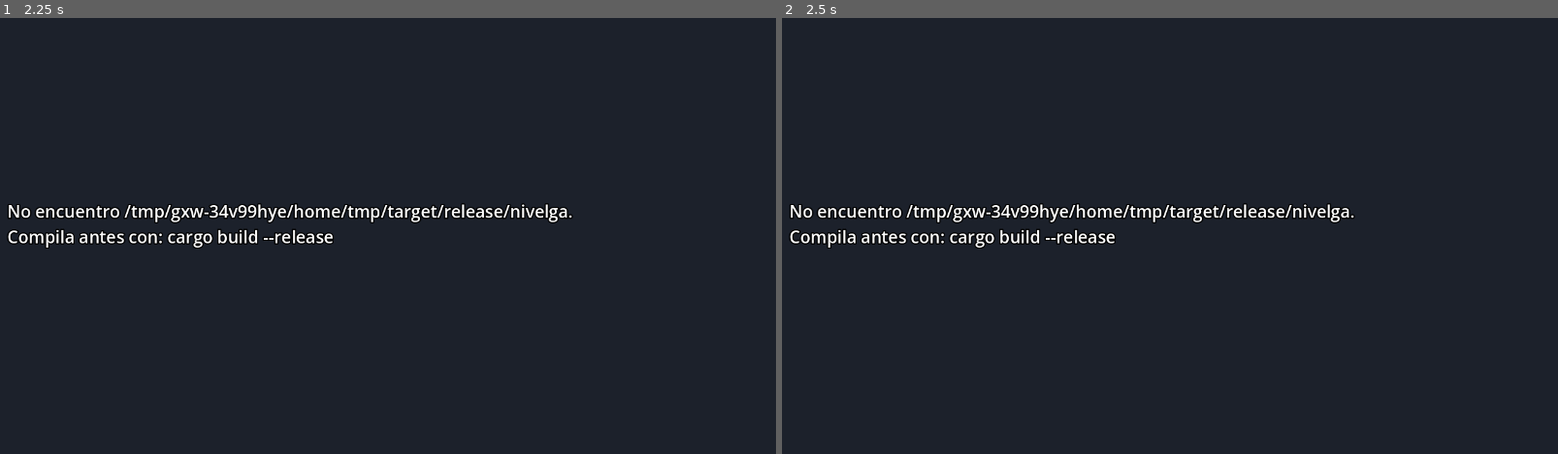
Above: before the commit, frames 1-2 (left to right).
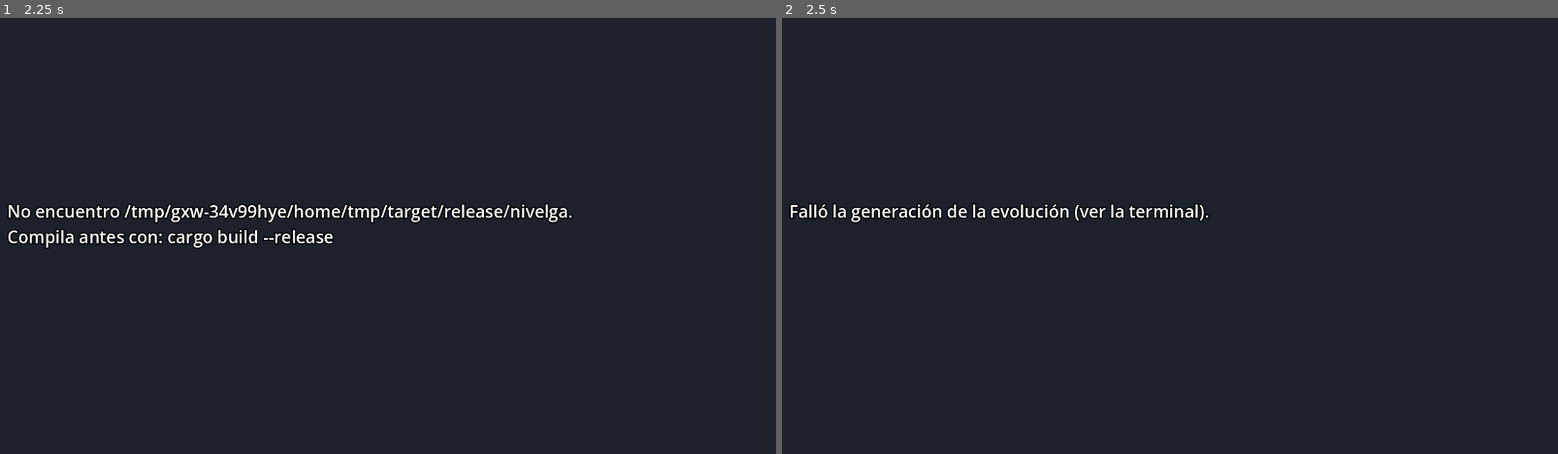
Above: after the commit, the same moments.

Repository: GosuFrutita/GA-Levels-generator
Game: Godot game, scene res://main.tscn
Two runs of this game, one before a commit and one after it. Both use one fixed random seed, a clock stepped at 60 frames per second and the inputs below.
Inputs:
- Up to frame 1 (2.25 s): tap Enter at 0.5, 2 s; hold Right (derecha) 0.53-1.28 s; hold F (marcar) 0.53-1.28 s; tap Space (saltar) at 0.77, 1.07, 1.25, 1.52, 1.82 s; tap R (reiniciar) at 0.8, 1.35 s; hold Down (abajo) 1.28-2.03 s; tap N (siguiente) at 1.55 s; hold Right (derecha) from 2.03 s (still down); hold N (siguiente) from 2.03 s (still down)
- Up to frame 2 (2.5 s): keep holding Right (derecha); keep holding N (siguiente); tap 2 (modo_evolucion, bound only after the commit) at 2.3 s

Frame 1 is identical in both runs. In frame 2, 2.5% of the frame differs, in the area x 0-74%, y 42-53%.

Commit message:
Añade al juego un menú con modo infinito y modo evolución
El modo evolución juega una misma ejecución del GA etapa a etapa: un
individuo típico de la población inicial y el mejor de las generaciones 0, 5,
10, 20, 40 y 80, con su aptitud en pantalla. `nivelga generar --evolucion`
escribe una carpeta por etapa. M vuelve al menú. Solo se registran en
partidas.csv las partidas del modo infinito.

Diff:
--- a/godot/juego.gd
+++ b/godot/juego.gd
@@ -6,8 +6,11 @@
 # alcanza unas 3,2 casillas de altura y unas 4,2 de distancia a la misma
 # altura, así un nivel que el verificador declara jugable también se puede pasar.
 #
-# Los niveles se generan con `nivelga generar` en un hilo mientras se juega,
-# de modo que siempre hay uno nuevo y distinto preparado. Cada partida se
+# Al empezar se elige el modo. En el infinito los niveles se generan con
+# `nivelga generar` en un hilo mientras se juega, de modo que siempre hay uno
+# nuevo y distinto preparado. En el de evolución se juega una misma ejecución
+# del GA etapa a etapa: un individuo típico de la población inicial y el mejor
+# de varias generaciones hasta la última. Cada partida se
 # registra en resultados/partidas.csv para comparar la dificultad medida (D)
 # con la experiencia real de quien juega.
 extends Node2D
@@ -37,6 +40,10 @@
 var alto := 14
 var numero_nivel := 0
 var nivel_fijo := ""
+# "" mientras se muestra el menú, "infinito" o "evolucion".
+var modo := ""
+var etapas: PackedStringArray = PackedStringArray()
+var etapa := 0
 
 # Jugador.
 var px := 0.0
@@ -94,17 +101,53 @@
 		_cargar(nivel_fijo)
 	elif not FileAccess.file_exists(binario):
 		aviso.text = "No encuentro %s.\nCompila antes con: cargo build --release" % binario
-		return
 	else:
-		aviso.text = "Generando el primer nivel..."
-		await get_tree().process_frame
-		var destino := _nuevo_destino()
-		if _generar(destino) == 0:
-			_cargar(destino.path_join("nivel.json"))
-		else:
-			aviso.text = "Falló la generación del nivel (ver la terminal)."
-			return
+		_mostrar_menu()
+
+
+# --- Menú y modos --------------------------------------------------------------
+
+func _mostrar_menu() -> void:
+	modo = ""
+	nivel = {}
+	for hijo in capa_nivel.get_children():
+		hijo.queue_free()
+	enemigos.clear()
+	monedas.clear()
+	sprite_jugador.visible = false
+	capa_depuracion.visible = false
+	hud.text = ""
+	aviso.text = "Elige un modo:\n\n1  Infinito: un nivel nuevo y distinto tras otro\n" \
+		+ "2  Evolución: una ejecución del GA, del nivel inicial al final\n\nEsc salir"
+
+
+func _empezar_infinito() -> void:
+	modo = "infinito"
+	if _siguiente_listo():
+		_cargar(siguiente)
+		siguiente = ""
 		_preparar_siguiente()
+		return
+	aviso.text = "Generando el primer nivel..."
+	await get_tree().process_frame
+	var rutas := _generar(_nuevo_destino(), false)
+	if rutas.is_empty():
+		aviso.text = "Falló la generación del nivel (ver la terminal)."
+		return
+	_cargar(rutas[0])
+	_preparar_siguiente()
+
+
+func _empezar_evolucion() -> void:
+	modo = "evolucion"
+	aviso.text = "Evolucionando niveles con el GA..."
+	await get_tree().process_frame
+	etapas = _generar(_nuevo_destino(), true)
+	if etapas.is_empty():
+		aviso.text = "Falló la generación de la evolución (ver la terminal)."
+		return
+	etapa = 0
+	_cargar(etapas[0])
 
 
 func _configurar_controles() -> void:
@@ -119,6 +162,9 @@
 		"marcar": [KEY_F],
 		"depurar": [KEY_F3, KEY_TAB],
 		"salir": [KEY_ESCAPE],
+		"menu": [KEY_M],
+		"modo_infinito": [KEY_1, KEY_KP_1],
+		"modo_evolucion": [KEY_2, KEY_KP_2],
 	}
 	for accion in mapa:
 		if not InputMap.has_action(accion):
@@ -167,16 +213,24 @@
 	return dir_juego.path_join("nivel_%d_%d" % [Time.get_unix_time_from_system(), contador_generados])
 
 
-func _generar(destino: String) -> int:
+# Ejecuta `nivelga generar` y devuelve las rutas de los niveles creados (una en
+# el modo infinito y una por etapa en el de evolución); vacío si falla.
+func _generar(destino: String, evolucion: bool) -> PackedStringArray:
 	var args := ["generar", "--salida", destino, "--recursos", raiz.path_join("assets")]
+	if evolucion:
+		args.append("--evolucion")
 	var modelo := raiz.path_join("modelos/naturalidad.nng")
 	if FileAccess.file_exists(modelo):
 		args.append_array(["--naturalidad", modelo])
 	var salida := []
-	var codigo := OS.execute(binario, args, salida, true)
-	if codigo != 0:
+	if OS.execute(binario, args, salida, true) != 0:
 		printerr("nivelga generar falló: ", salida)
-	return codigo
+		return PackedStringArray()
+	var rutas := PackedStringArray()
+	for linea in str(salida[0]).split("\n", false):
+		if linea.ends_with("nivel.json"):
+			rutas.append(linea.strip_edges())
+	return rutas
 
 
 func _preparar_siguiente() -> void:
@@ -189,9 +243,8 @@
 
 
 func _generar_en_hilo(destino: String) -> String:
-	if _generar(destino) == 0:
-		return destino.path_join("nivel.json")
-	return ""
+	var rutas := _generar(destino, false)
+	return rutas[0] if not rutas.is_empty() else ""
 
 
 func _siguiente_listo() -> bool:
@@ -229,6 +282,8 @@
 	alto = filas.size()
 	ancho = filas[0].length()
 	numero_nivel += 1
+	sprite_jugador.visible = true
+	capa_depuracion.visible = depuracion
 	for hijo in capa_nivel.get_children():
 		hijo.queue_free()
 	var fondo := Sprite2D.new()
@@ -521,16 +576,19 @@
 	camara.position = Vector2(px + get_viewport_rect().size.x / zoom * 0.15, alto * T / 2.0)
 	var m: Dictionary = nivel["metricas"]
 	var total_monedas := int(m["monedas"])
-	hud.text = "Nivel %d · %s · %d columnas · dificultad medida %.2f\n" % [
-		numero_nivel, nivel["estilo"], ancho, m["dificultad"]
+	var cabecera := "Nivel %d" % numero_nivel
+	if nivel.has("etapa"):
+		cabecera = "Evolución %d/%d: %s · aptitud %.3f" % [etapa + 1, etapas.size(), nivel["etapa"], m["aptitud"]]
+	hud.text = "%s · %s · %d columnas · dificultad medida %.2f\n" % [
+		cabecera, nivel["estilo"], ancho, m["dificultad"]
 	] + "Muertes %d · monedas %d/%d · %.1f s%s\n" % [
 		muertes, total_monedas - monedas.size(), total_monedas, ticks / 60.0, " · MARCADO" if marcado else ""
-	] + "←→ moverse · espacio saltar · ↑↓ escaleras · R reiniciar · N siguiente · F marcar · F3 depurar · Esc salir"
+	] + "←→ moverse · espacio saltar · ↑↓ escaleras · R reiniciar · N siguiente · F marcar · F3 depurar · M menú · Esc salir"
 	if depuracion:
 		hud.text += "\nDepuración: blanco suelo · cian plataforma de un sentido · amarillo escalera\n" \
 			+ "rojo mata · naranja patrulla de enemigo · dorado moneda · verde meta · gris decoración · azul jugador"
 		capa_depuracion.queue_redraw()
-	if ganado and nivel_fijo == "" and not _siguiente_listo() and hilo != null:
+	if ganado and modo == "infinito" and not _siguiente_listo() and hilo != null:
 		aviso.text = "¡Nivel superado! Generando el siguiente..."
 
 
@@ -539,8 +597,17 @@
 		if not nivel.is_empty() and not ganado:
 			_registrar("abandonado")
 		_cerrar()
+	elif modo == "" and nivel_fijo == "":
+		if ev.is_action_pressed("modo_infinito"):
+			_empezar_infinito()
+		elif ev.is_action_pressed("modo_evolucion"):
+			_empezar_evolucion()
 	elif nivel.is_empty():
 		return
+	elif ev.is_action_pressed("menu") and nivel_fijo == "":
+		if not ganado:
+			_registrar("abandonado")
+		_mostrar_menu()
 	elif ev.is_action_pressed("reiniciar"):
 		_reaparecer()
 	elif ev.is_action_pressed("marcar"):
@@ -557,6 +624,14 @@
 		return
 	if not ganado:
 		_registrar("saltado")
+	if modo == "evolucion":
+		etapa += 1
+		if etapa < etapas.size():
+			_cargar(etapas[etapa])
+		else:
+			_mostrar_menu()
+			aviso.text = "Fin de la evolución.\n\n" + aviso.text
+		return
 	if not _siguiente_listo():
 		aviso.text = "Generando el siguiente nivel..."
 		if hilo == null:
@@ -617,7 +692,11 @@
 	aviso.text = "Nivel marcado en resultados/marcados/%s" % nivel["semilla"]
 
 
+# Solo se registran las partidas del modo infinito: son niveles finales del GA
+# y es con ellos con los que se compara la dificultad medida.
 func _registrar(resultado: String) -> void:
+	if modo == "evolucion":
+		return
 	var ruta := raiz.path_join("resultados/partidas.csv")
 	var nuevo := not FileAccess.file_exists(ruta)
 	var f := FileAccess.open(ruta, FileAccess.WRITE if nuevo else FileAccess.READ_WRITE)
Not shown, changed: src/main.rs
